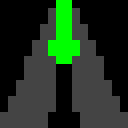
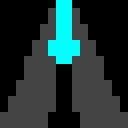
Before/after of a (128, 128) layered artwork. What changed in the layer stack:
painted on "Background" over [48, 0, 80, 64]
